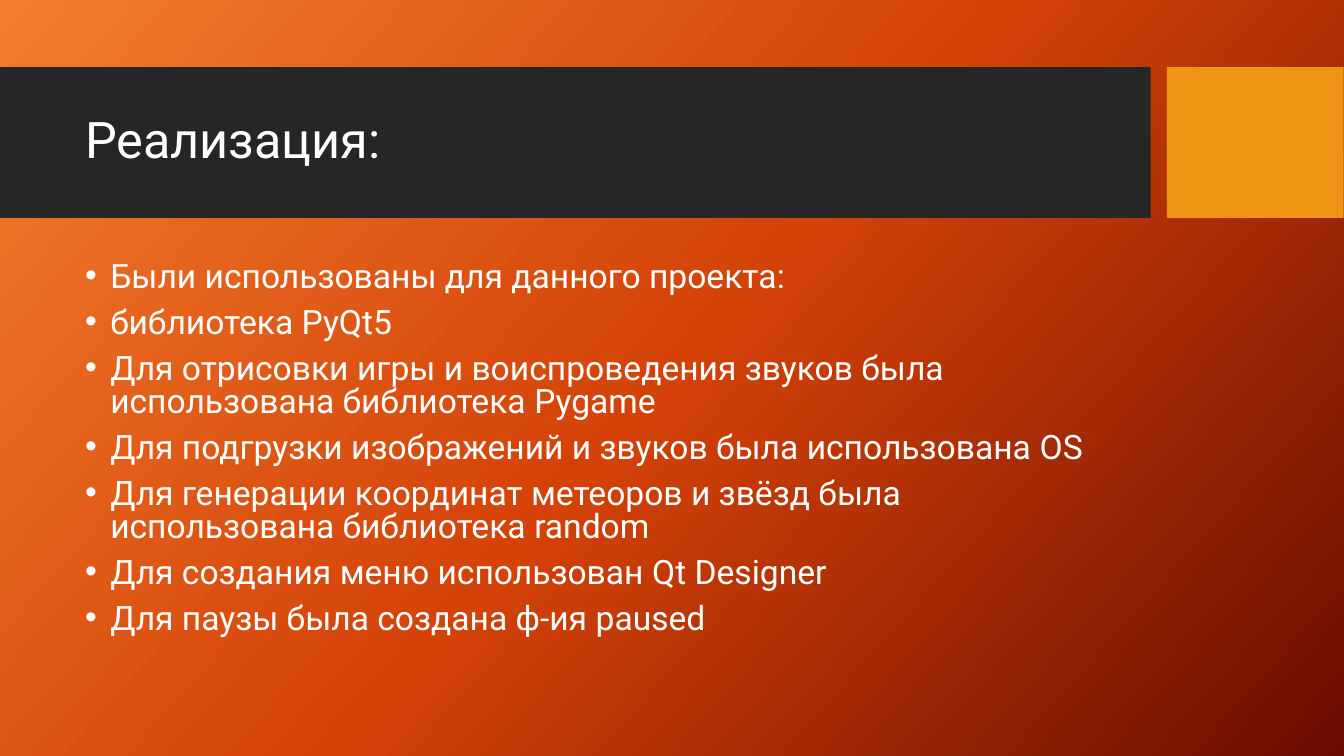
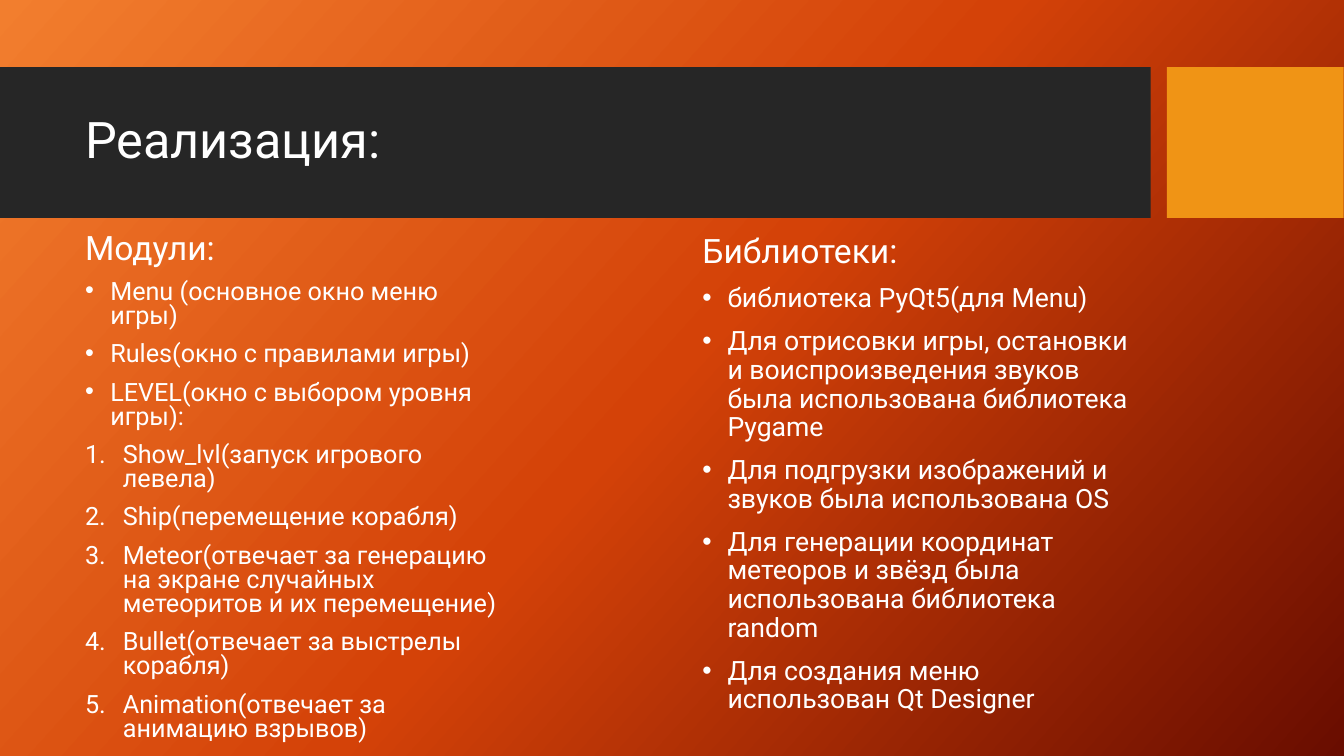
Before and after one commit to datpetr/Star_Battle, a slide deck: slide 3 of Проект ’STAR BATTLE’.pptx. Drawn at 1344x756 pixels with LibreOffice and Linux fonts; fonts in the diff are those of the drawing; background and template pictures are left out. Boxes give left, top, right and bottom in pixels: in the first picture for what was removed or moved away, otherwise in the second. Text is boxed around its words. In the diff, an @@ line names an element or a change of style, - is before the commit and + after.

```diff
--- a/Проект ’STAR BATTLE’.pptx
+++ b/Проект ’STAR BATTLE’.pptx
@@ text at <box>85,236,496,743</box>: text changed; size 24 to 18 pt @@
-• Были использованы для данного проекта:
-• библиотека PyQt5
-• Для отрисовки игры и воиспроведения звуков была использована библиотека Pygame
-• Для подгрузки изображений и звуков была использована OS
-• Для генерации координат метеоров и звёзд была использована библиотека random
-• Для создания меню использован Qt Designer
-• Для паузы была создана ф-ия paused
+Модули:
+• Menu (основное окно меню игры)
+• Rules(окно с правилами игры)
+• LEVEL(окно с выбором уровня игры):
+1. Show_lvl(запуск игрового левела)
+2. Ship(перемещение корабля)
+3. Meteor(отвечает за генерацию на экране случайных метеоритов и их перемещение)
+4. Bullet(отвечает за выстрелы корабля)
+5. Animation(отвечает за анимацию взрывов)
@@ text added at <box>702,237,1128,714</box>, 19 pt, text #FFFFFF @@
+Библиотеки:
+• библиотека PyQt5(для Menu)
+• Для отрисовки игры, остановки и воиспроизведения звуков была использована библиотека Pygame
+• Для подгрузки изображений и звуков была использована OS
+• Для генерации координат метеоров и звёзд была использована библиотека random
+• Для создания меню использован Qt Designer
```
Also in this commit, not shown: 2 other slides changed, 2 other files.
